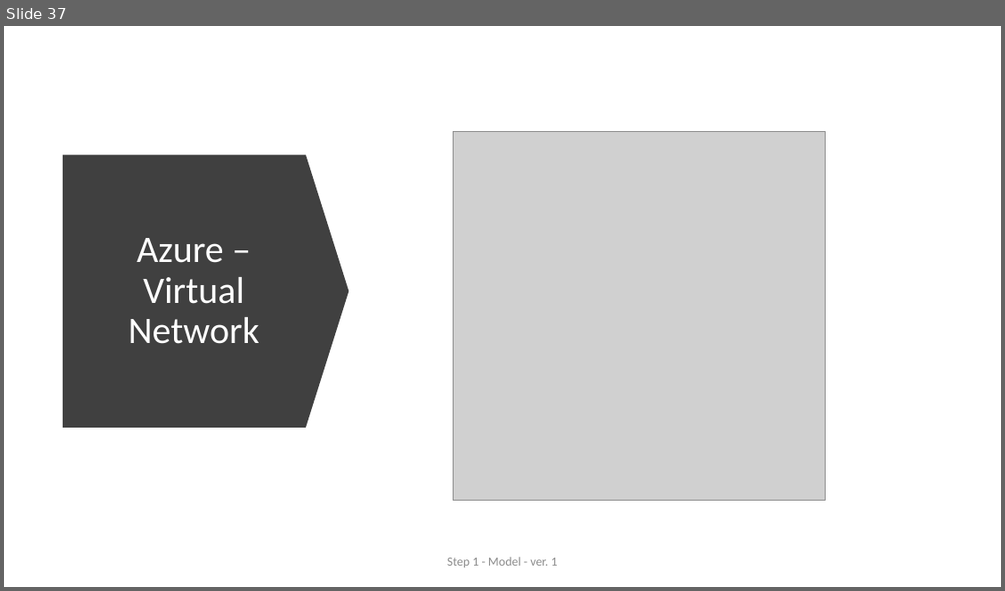
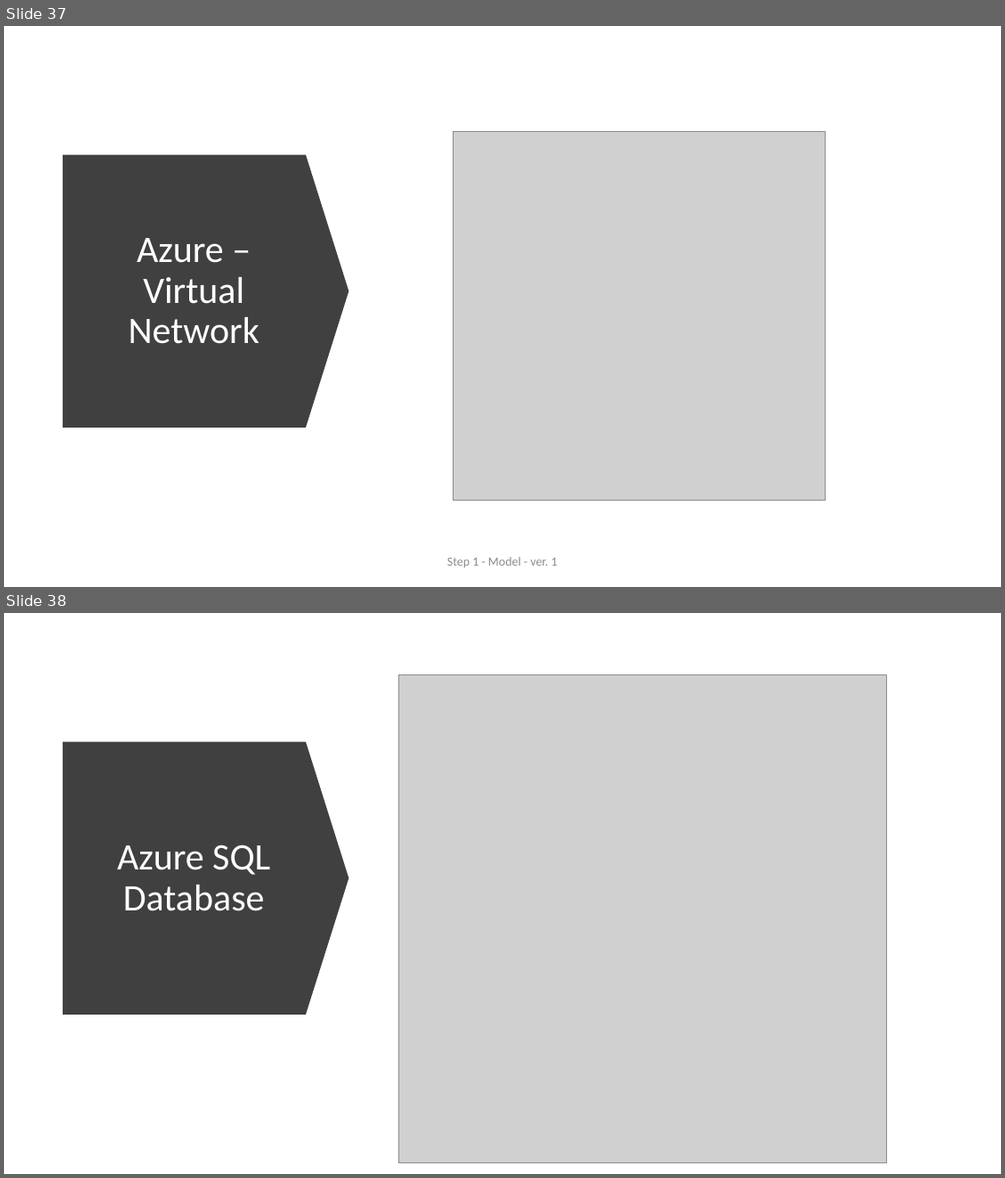
Before and after one commit to ext4dmin/DevOps-Mentorship, a slide deck: Step04-Cloud_Platforms_presentation.pptx. Shown one above the other, each under a label of ours: slide 37 before the commit, slides 37 and 38 after it. The pictures are 1005x591 and 1005x1178 pixels, drawn with LibreOffice and Linux fonts; fonts in the diff are those of the drawing; grey boxes stand for pictures. Boxes give left, top, right and bottom in pixels: in the first picture for what was removed or moved away, otherwise in the second. Text is boxed around its words. In the diff, an @@ line names an element or a change of style, - is before the commit and + after.

```diff
--- a/Step04-Cloud_Platforms_presentation.pptx
+++ b/Step04-Cloud_Platforms_presentation.pptx
@@ slide 38 added at <box>4,613,1001,1174</box>, background #FFFFFF @@
@@ picture added at <box>399,675,887,1163</box> @@
@@ down arrow added at <box>63,742,349,1014</box>, fill #404040 @@
@@ title added at <box>117,844,270,911</box>, 36 pt, text #FFFFFF @@
+Azure SQL Database
```
Also in this commit, not shown: 1 slide changed, 4 other slides added, 1 other file.
